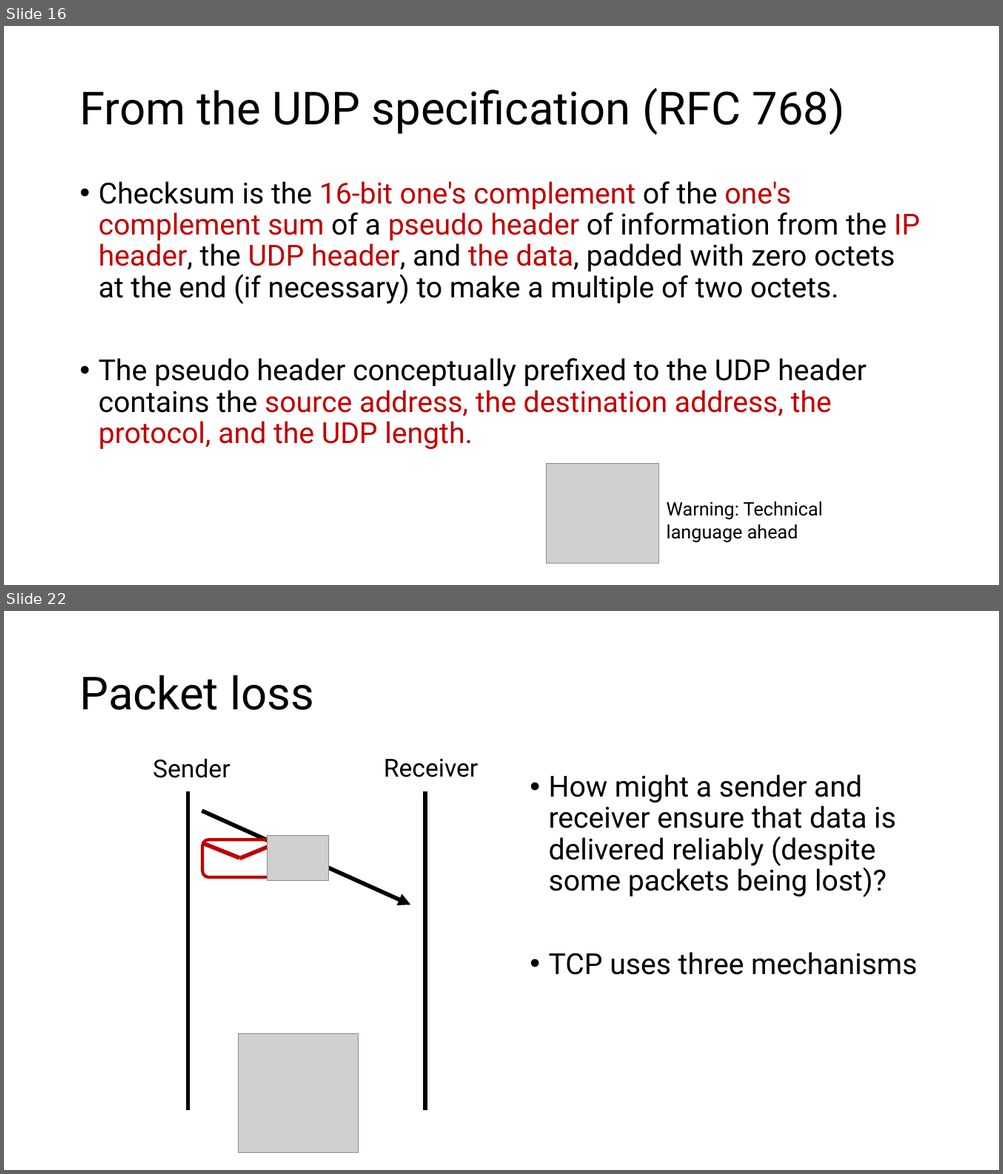
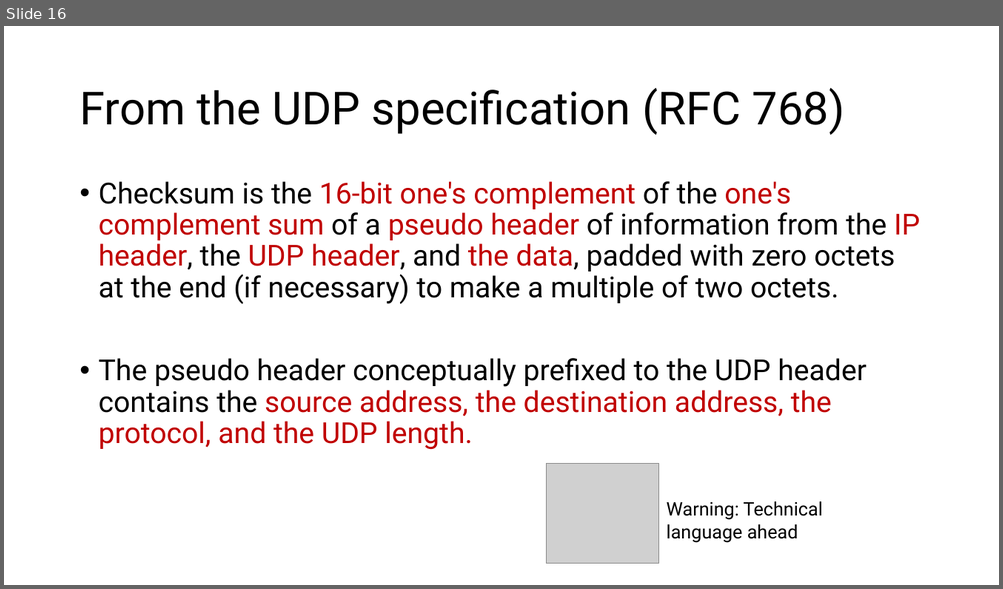
Before and after one commit to ngsrinivas/coursegen, a slide deck: ex/352-F24/staging/352-F24/lectures/12-tp-error-detection.pptx. Shown one above the other, each under a label of ours: slides 16 and 22 before the commit, slide 16 after it; the slides between them are not shown. The pictures are 1003x1174 and 1003x589 pixels, drawn with LibreOffice and Linux fonts; fonts in the diff are those of the drawing; grey boxes stand for pictures. Boxes give left, top, right and bottom in pixels: in the first picture for what was removed or moved away, otherwise in the second. Text is boxed around its words. In the diff, an @@ line names an element or a change of style, - is before the commit and + after.

Commit message:
Add lecture 13 on reliable data delivery

```diff
--- a/ex/352-F24/staging/352-F24/lectures/12-tp-error-detection.pptx
+++ b/ex/352-F24/staging/352-F24/lectures/12-tp-error-detection.pptx
@@ slide 22 removed at [4,611,999,1170], background #FFFFFF @@
@@ title removed at [79,675,314,710] @@
-Packet loss
@@ text removed at [153,758,230,778] @@
-Sender
@@ text removed at [384,759,478,777] @@
-Receiver
@@ text removed at [549,775,916,975] @@
-• How might a sender and receiver ensure that data is delivered reliably (despite some packets being lost)?
-• TCP uses three mechanisms
@@ line removed from (188, 792) to (188, 1111) @@
@@ line removed from (425, 792) to (425, 1111) @@
@@ arrow removed from (202, 811) to (410, 905) @@
@@ rounded rectangle removed at [202,840,277,877] @@
@@ line removed from (202, 843) to (240, 858) @@
@@ line removed from (240, 859) to (277, 843) @@
@@ picture removed at [267,835,329,881] @@
@@ picture removed at [239,1034,358,1153] @@
```
Also in this commit, not shown: 16 other slides removed, 4 other files.
